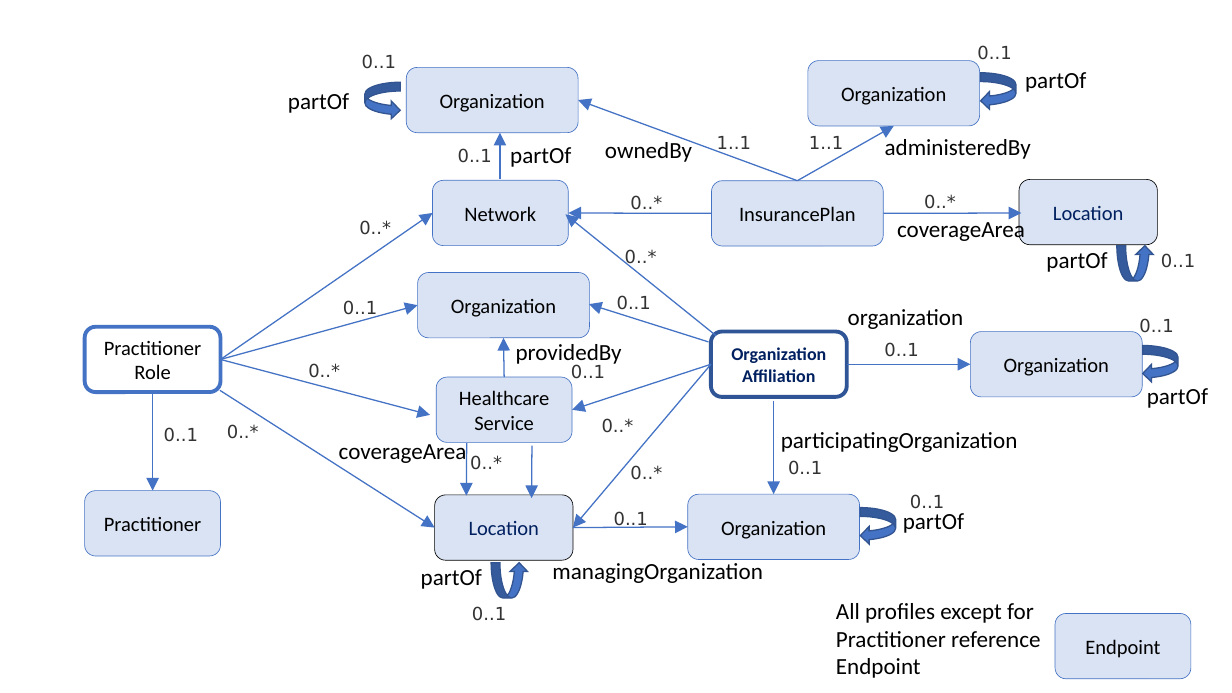
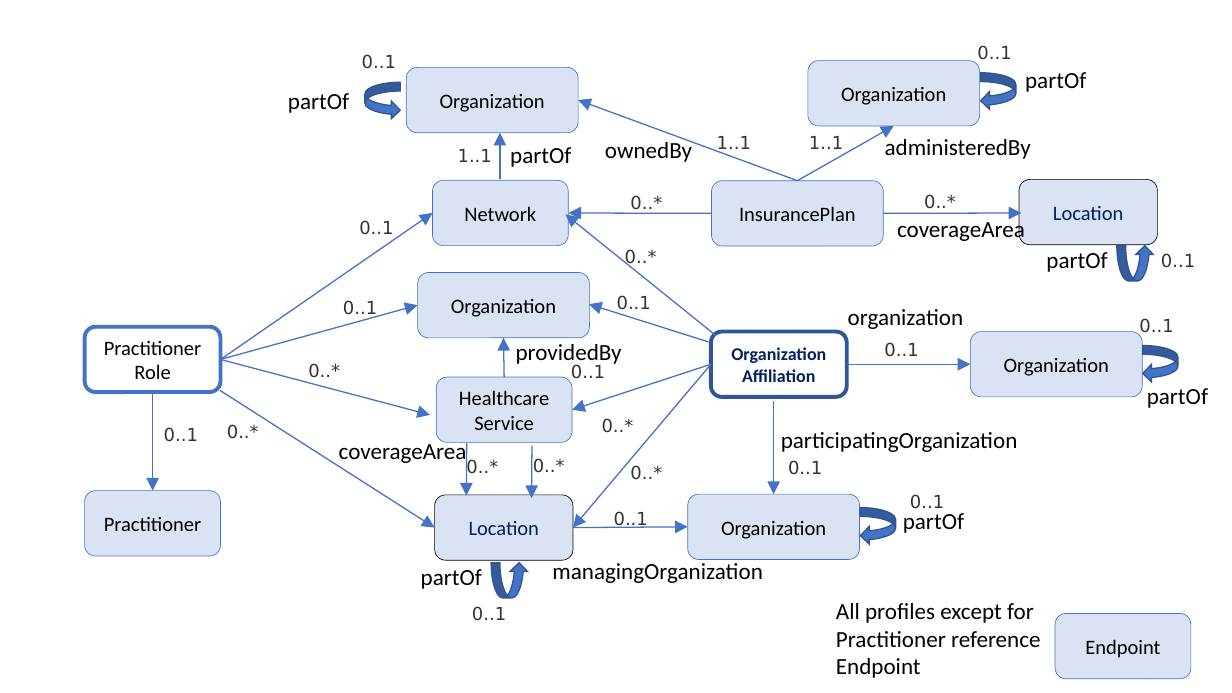
Before and after one commit to HL7/davinci-pdex-plan-net, a slide deck: slide 1 of input/images/Figures.pptx. Drawn at 1232x693 pixels with LibreOffice and Linux fonts; fonts in the diff are those of the drawing. Boxes give left, top, right and bottom in pixels: in the first picture for what was removed or moved away, otherwise in the second. Text is boxed around its words. In the diff, an @@ line names an element or a change of style, - is before the commit and + after.

```diff
--- a/input/images/Figures.pptx
+++ b/input/images/Figures.pptx
@@ text at [458,149,492,162]: text changed @@
-0..1
+1..1
@@ text at [359,220,393,235]: text changed @@
-0..*
+0..1
@@ text "0..*" rewrapped from [470,455,502,470] to [466,459,498,478] @@
@@ text added at [533,458,565,473], 14 pt, text #333333 @@
+0..*
```
Also in this commit, not shown: 9 other files.
